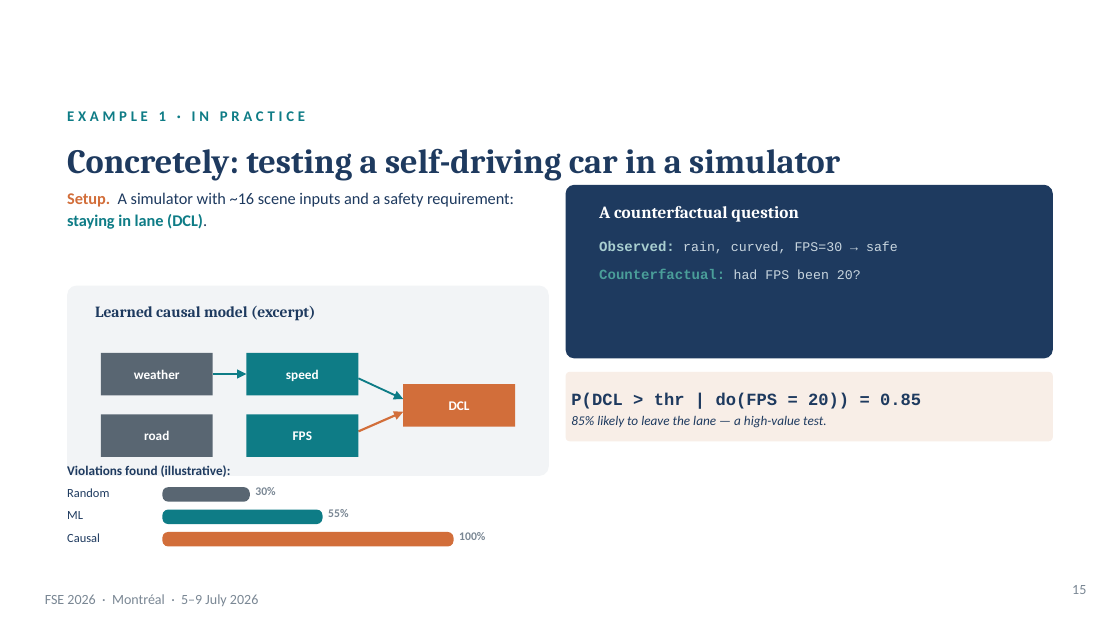
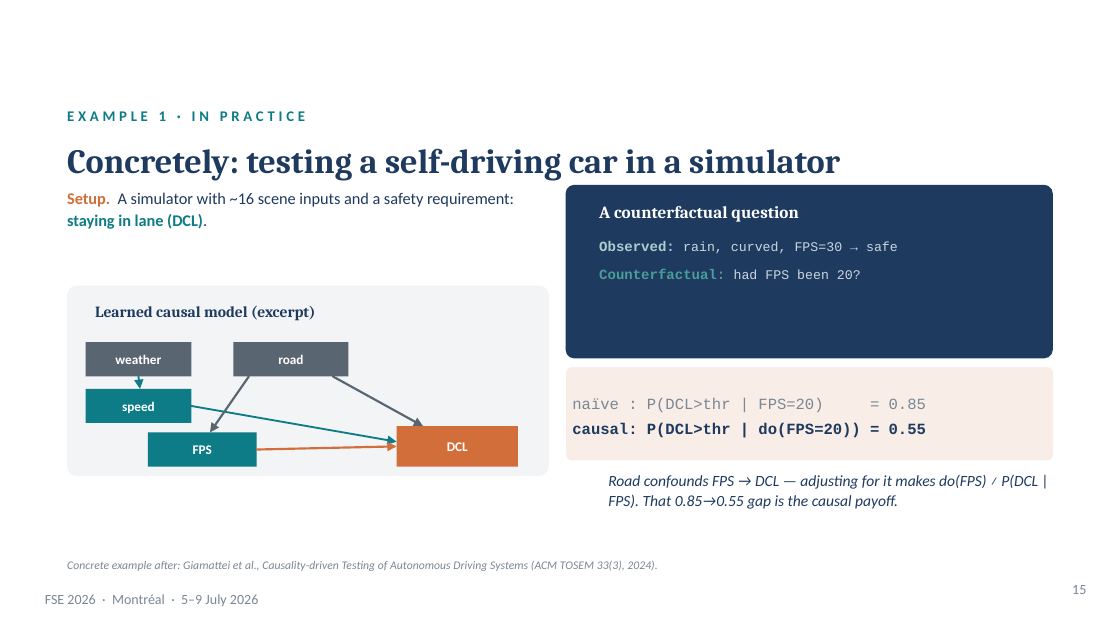
Before and after one commit to martinheyn/CI4SE_Tutorial, a slide deck: slide 14 of slides/Part 1 Causal Modelling_intro_testing_RCA.pptx (slide 15 before the commit). Drawn at 1120x630 pixels with LibreOffice and Linux fonts; fonts in the diff are those of the drawing; background and template pictures are left out. Boxes give left, top, right and bottom in pixels: in the first picture for what was removed or moved away, otherwise in the second. Text is boxed around its words. In the diff, an @@ line names an element or a change of style, - is before the commit and + after.

```diff
--- a/slides/Part 1 Causal Modelling_intro_testing_RCA.pptx
+++ b/slides/Part 1 Causal Modelling_intro_testing_RCA.pptx
@@ rectangle "weather": place and size @@
-rectangle "weather" at [101, 353, 213, 395]
+rectangle "weather" at [85, 343, 190, 377]
@@ rectangle "road": place and size @@
-rectangle "road" at [101, 414, 213, 457]
+rectangle "road" at [233, 343, 348, 377]
@@ rectangle "speed": place and size @@
-rectangle "speed" at [246, 353, 358, 395]
+rectangle "speed" at [85, 389, 190, 423]
@@ arrow moved from (213, 374) - (246, 374) to (139, 376) - (140, 389) @@
@@ arrow added from (249, 376) to (211, 432), #596672 1.4 pt @@
@@ arrow added from (333, 376) to (423, 427), #596672 1.4 pt @@
@@ rounded rectangle "naïve : P(DCL>thr | FPS=20) ...": place and size @@
-rounded rectangle "naïve : P(DCL>thr | FPS=20) ..." at [566, 372, 1053, 441]
+rounded rectangle "naïve : P(DCL>thr | FPS=20) ..." at [567, 367, 1054, 460]
@@ arrow moved from (358, 379) - (403, 399) to (192, 405) - (396, 441) @@
@@ text in rounded rectangle at [572, 398, 926, 438]: text changed; size 8.5 to 10 pt; font Calibri to Courier New; bold on; italic off @@
-P(DCL > thr | do(FPS = 20)) = 0.85
-85% likely to leave the lane — a high-value test.
+naïve : P(DCL>thr | FPS=20) = 0.85
+causal: P(DCL>thr | do(FPS=20)) = 0.55
@@ rectangle "FPS": place and size @@
-rectangle "FPS" at [246, 414, 358, 457]
+rectangle "FPS" at [148, 432, 256, 467]
@@ arrow moved from (358, 431) - (403, 412) to (256, 449) - (396, 447) @@
@@ rectangle "DCL": place and size @@
-rectangle "DCL" at [403, 384, 515, 427]
+rectangle "DCL" at [396, 427, 517, 467]
@@ text removed at [67, 465, 231, 477] @@
-Violations found (illustrative):
@@ text added at [608, 475, 1038, 509], 10 pt, text #1E3A5F, italic @@
+Road confounds FPS → DCL — adjusting for it makes do(FPS) ≠ P(DCL | FPS). That 0.85→0.55 gap is the causal payoff.
@@ text removed at [67, 488, 109, 497] @@
-Random
@@ rounded rectangle removed at [162, 487, 250, 502] @@
@@ text removed at [255, 487, 275, 495] @@
-30%
@@ text removed at [328, 509, 348, 517] @@
-55%
@@ text removed at [67, 511, 83, 519] @@
-ML
@@ text removed at [67, 533, 100, 542] @@
-Causal
@@ rounded rectangle removed at [162, 510, 323, 524] @@
@@ rounded rectangle removed at [162, 532, 454, 547] @@
@@ text removed at [459, 532, 485, 540] @@
-100%
@@ text added at [67, 561, 657, 571], 7.5 pt, text #7A8794, italic @@
+Concrete example after: Giamattei et al., Causality-driven Testing of Autonomous Driving Systems (ACM TOSEM 33(3), 2024).
```
Also in this commit, not shown: 18 other slides changed, 5 slides added, 12 slides removed, 2 other files.
